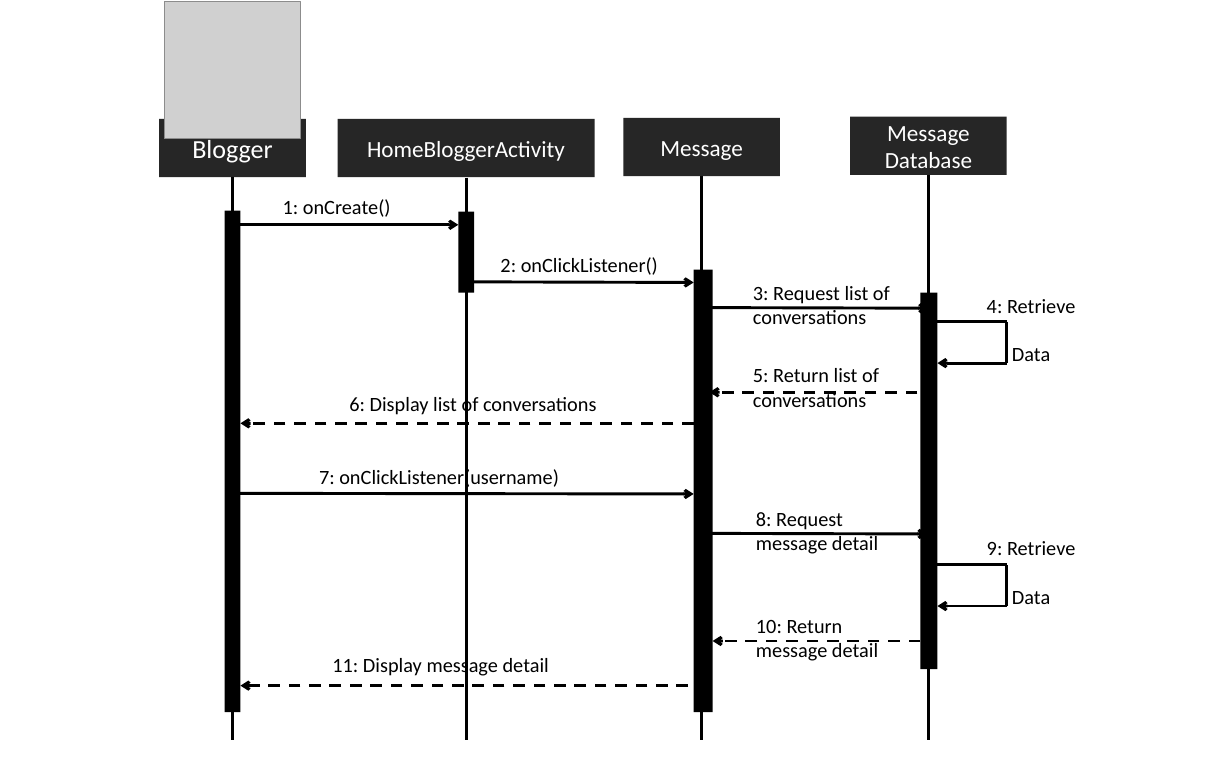
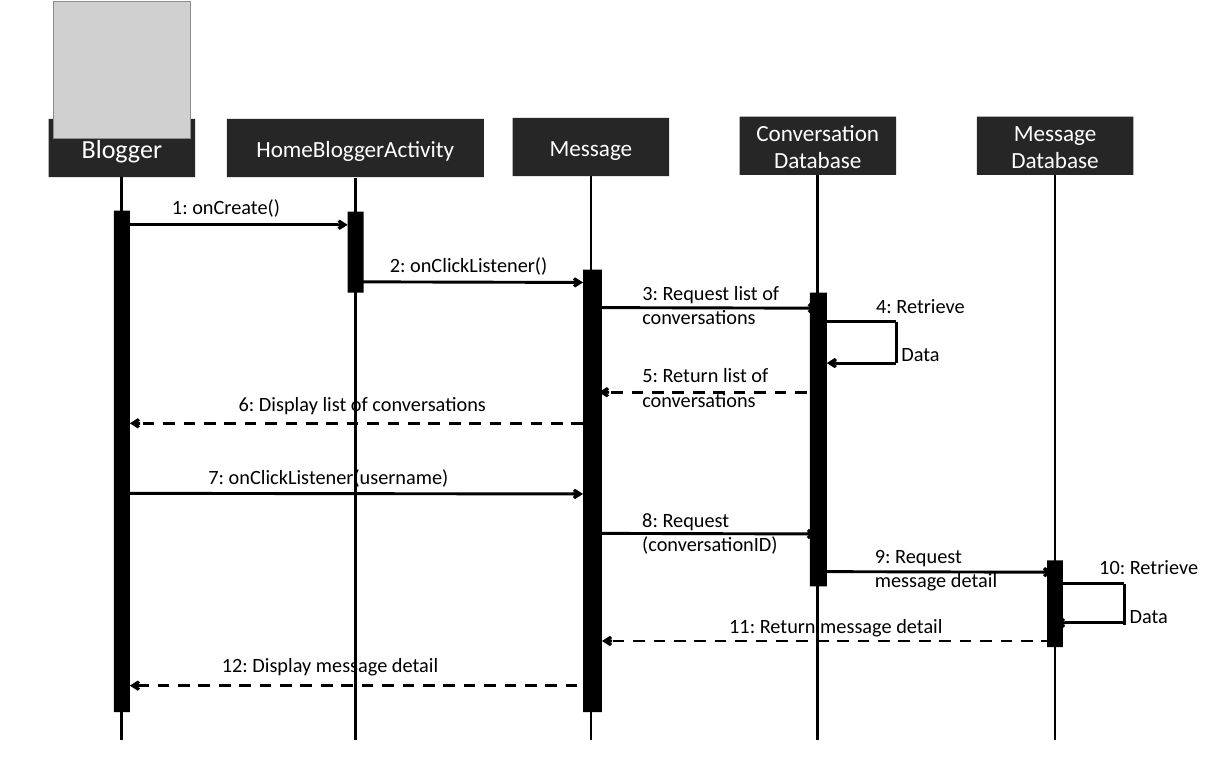
Before and after one commit to asciidaitoon/HanDIYcraft, a slide deck: slide 40 of Design/SQ mobile.pptx. Drawn at 1232x782 pixels with LibreOffice and Linux fonts; fonts in the diff are those of the drawing; grey boxes stand for pictures. Boxes give left, top, right and bottom in pixels: in the first picture for what was removed or moved away, otherwise in the second. Text is boxed around its words. In the diff, an @@ line names an element or a change of style, - is before the commit and + after.

```diff
--- a/Design/SQ mobile.pptx
+++ b/Design/SQ mobile.pptx
@@ 9 arrows, 7 rectangles, 7 texts, 6 lines, 1 picture: place and size @@
-9 arrows, 7 rectangles, 7 texts, 6 lines, 1 picture at box(160, 2, 1075, 740)
+9 arrows, 7 rectangles, 7 texts, 6 lines, 1 picture at box(49, 2, 964, 740)
@@ rectangle added at box(976, 117, 1133, 175), fill #262626, 16 pt, text #FFFFFF @@
+Message Database
@@ text in rectangle at box(756, 125, 879, 168): text changed @@
-Message Database
+Conversation Database
@@ line added from (1055, 175) to (1055, 740), #000000 2 pt @@
@@ rectangle: place and size @@
-rectangle at box(920, 293, 937, 670)
+rectangle at box(810, 293, 826, 587)
@@ text added at box(642, 513, 777, 554), 14 pt, text #000000 @@
+8: Request
+(conversationID)
@@ text "9: Request": place and size @@
-text "9: Request" at box(756, 512, 878, 554)
+text "9: Request" at box(875, 550, 997, 591)
@@ text at box(875, 550, 962, 567): text changed @@
-8: Request
+9: Request
@@ rectangle added at box(1047, 560, 1063, 647), fill #000000 @@
@@ text at box(1099, 560, 1198, 623): text changed @@
-9: Retrieve
-Data
+10: Retrieve
+Data
@@ arrow added from (819, 572) to (1053, 573), #000000 2 pt @@
@@ line moved from (1007, 565) - (938, 565) to (1125, 584) - (1055, 584) @@
@@ line moved from (1007, 606) - (1007, 565) to (1125, 625) - (1125, 584) @@
@@ text at box(729, 619, 942, 637): text changed @@
-10: Return
-message detail
+11: Return message detail
@@ arrow moved from (1007, 606) - (938, 606) to (1125, 623) - (1055, 623) @@
@@ text at box(222, 655, 438, 678): text changed @@
-11: Display message detail
+12: Display message detail
@@ arrow moved from (920, 642) - (712, 642) to (1053, 642) - (602, 642) @@
```
Also in this commit, not shown: 3 slides added, 59 other files.
